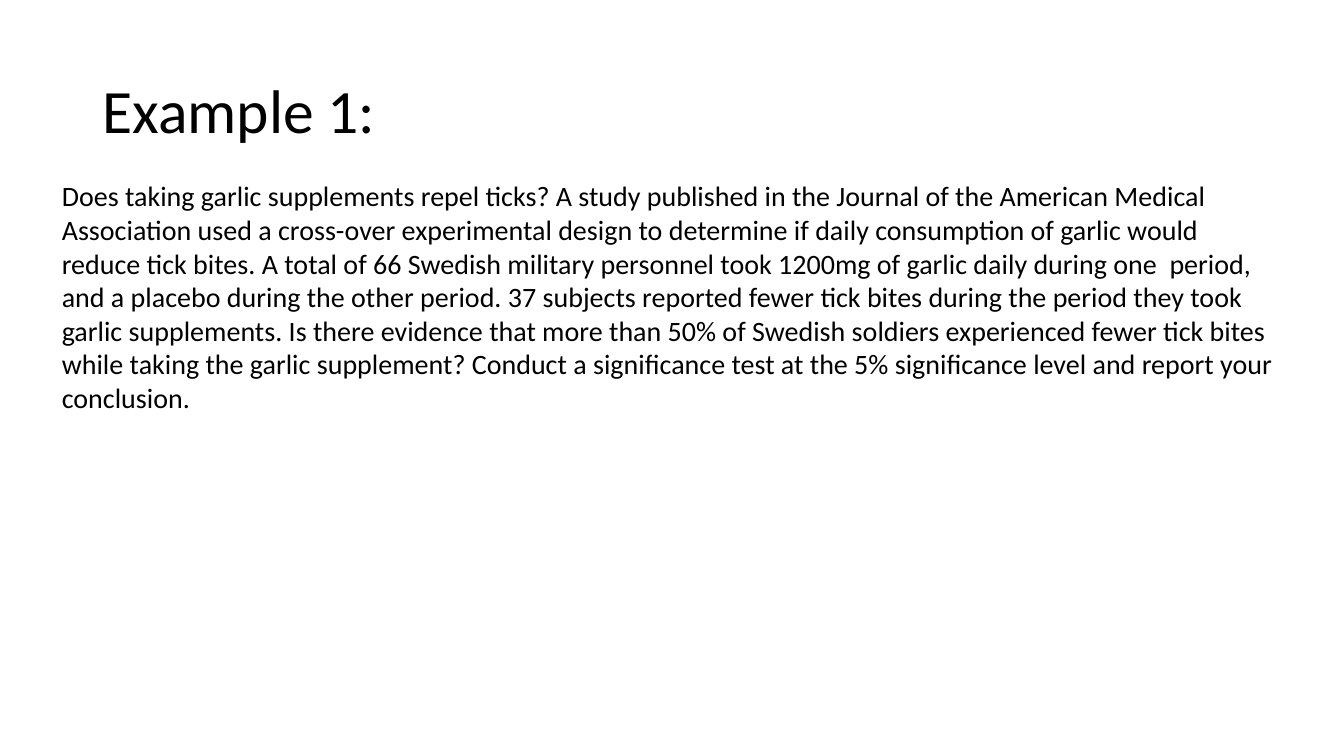
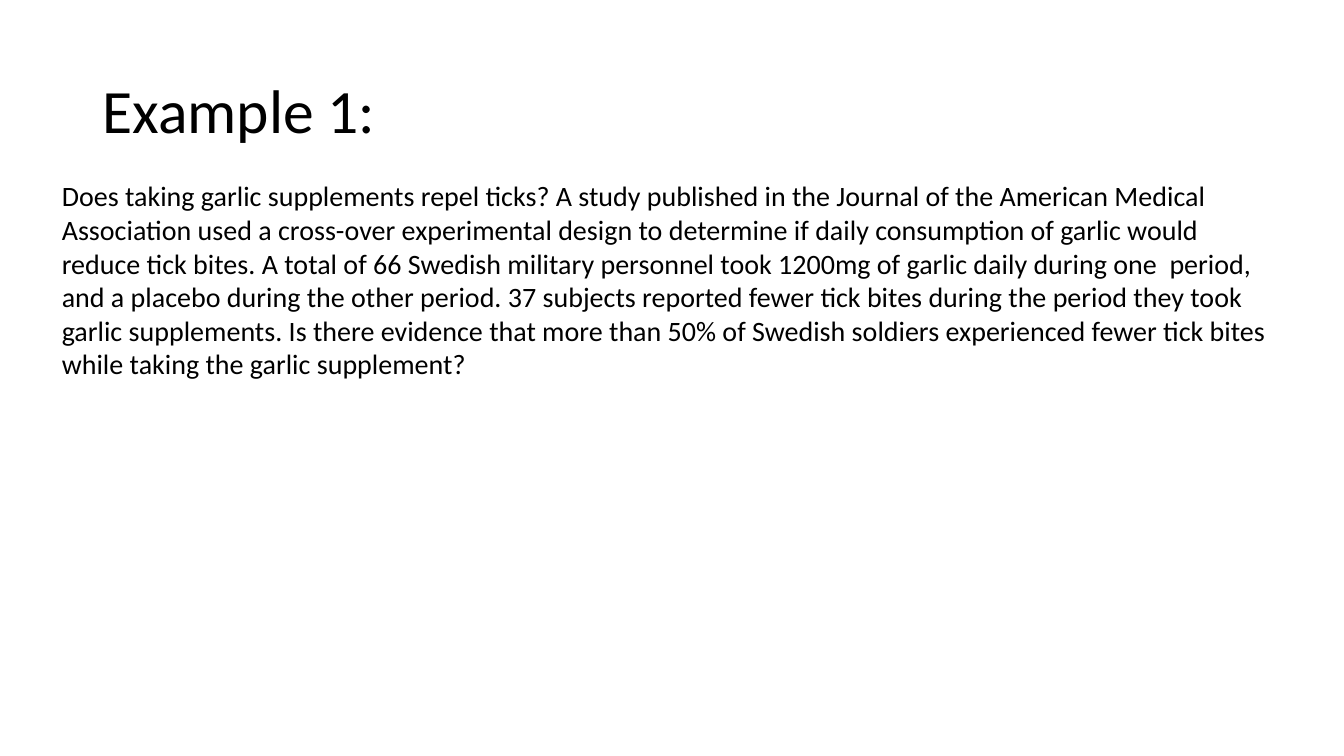
Before and after one commit to Jarred6068/UI_STAT251-03_Spring_2024, a slide deck: slide 5 of docs/lecture_slides/Week 12/Week12_Lecture22_Slides_3_27_2024.pptx. Drawn at 1344x756 pixels with LibreOffice and Linux fonts; fonts in the diff are those of the drawing. Boxes give left, top, right and bottom in pixels: in the first picture for what was removed or moved away, otherwise in the second. Text is boxed around its words. In the diff, an @@ line names an element or a change of style, - is before the commit and + after.

```diff
--- a/docs/lecture_slides/Week 12/Week12_Lecture22_Slides_3_27_2024.pptx
+++ b/docs/lecture_slides/Week 12/Week12_Lecture22_Slides_3_27_2024.pptx
@@ text at (62,186,1265,379): text changed @@
-Does taking garlic supplements repel ticks? A study published in the Journal of the American Medical Association used a cross-over experimental design to determine if daily consumption of garlic would reduce tick bites. A total of 66 Swedish military personnel took 1200mg of garlic daily during one period, and a placebo during the other period. 37 subjects reported fewer tick bites during the period they took garlic supplements. Is there evidence that more than 50% of Swedish soldiers experienced fewer tick bites while taking the garlic supplement? Conduct a significance test at the 5% significance level and report your conclusion.
+Does taking garlic supplements repel ticks? A study published in the Journal of the American Medical Association used a cross-over experimental design to determine if daily consumption of garlic would reduce tick bites. A total of 66 Swedish military personnel took 1200mg of garlic daily during one period, and a placebo during the other period. 37 subjects reported fewer tick bites during the period they took garlic supplements. Is there evidence that more than 50% of Swedish soldiers experienced fewer tick bites while taking the garlic supplement?
```
Also in this commit, not shown: 5 other slides changed, 5 slides added, 2 slides removed, 6 other files.
